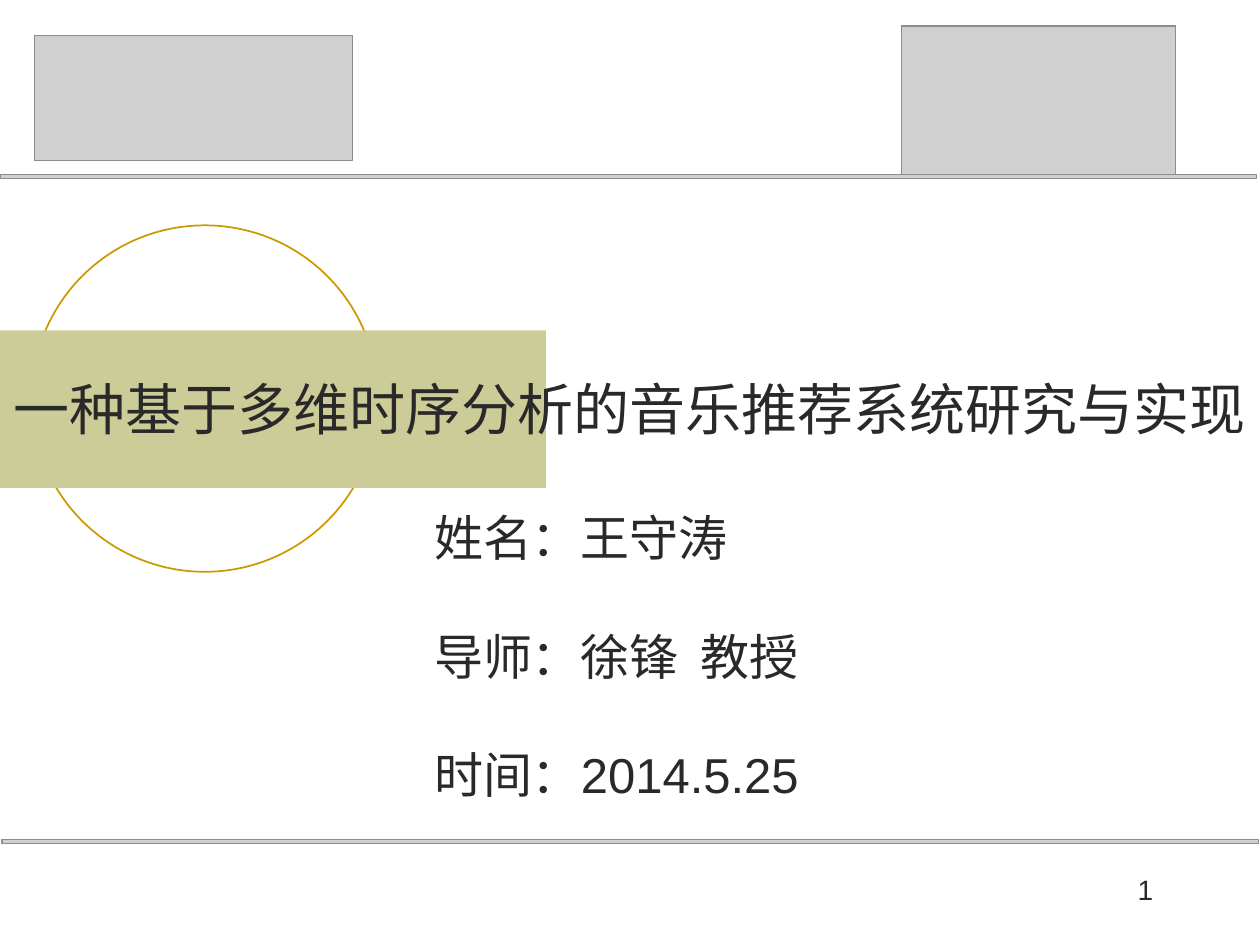
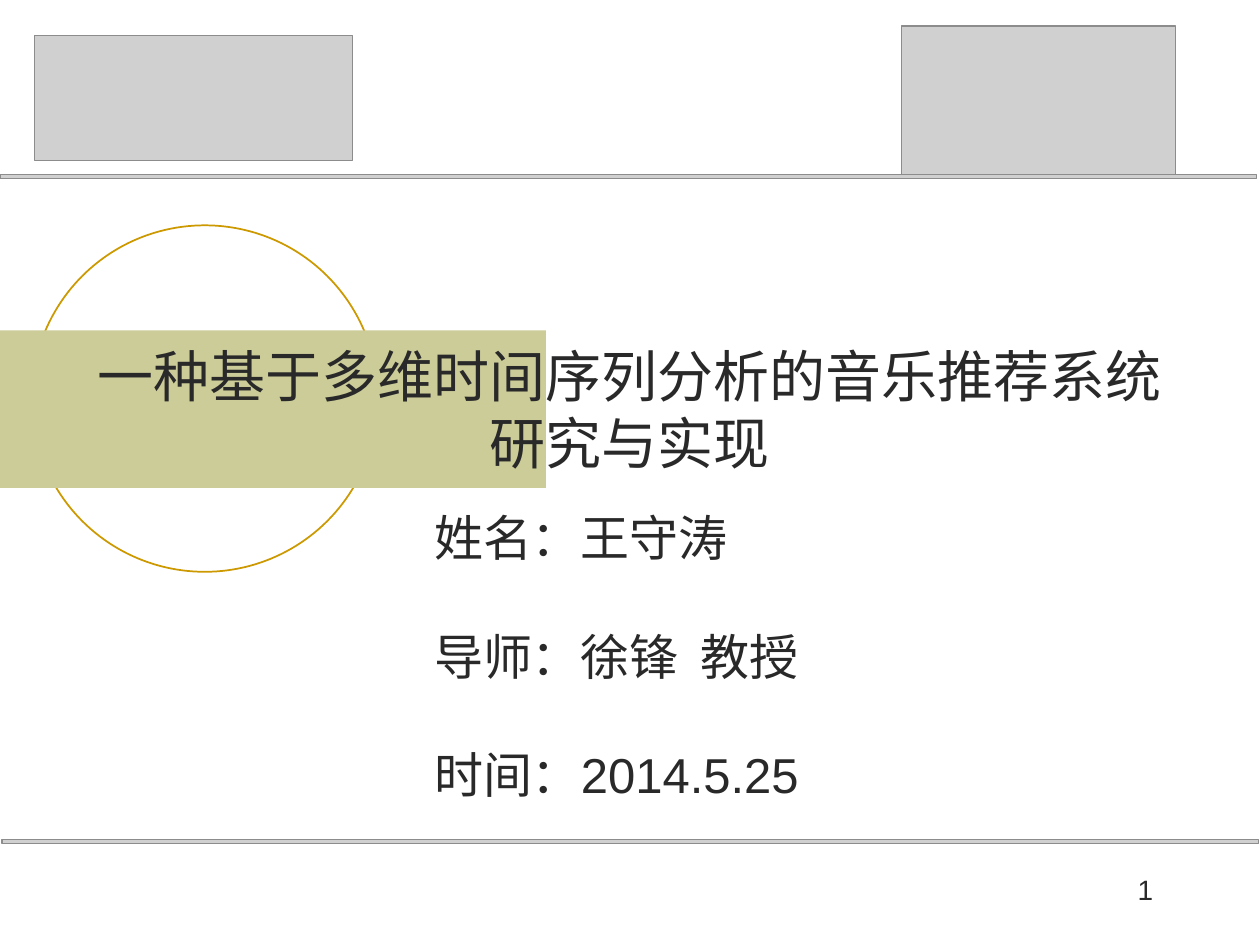
Before and after one commit to wwssttt/NJUThesis, a slide deck: slide 1 of 答辩准备/一种基于时间序列分析的个性化音乐推荐系统及其实现.ppt. Drawn at 1260x945 pixels with LibreOffice and Linux fonts; fonts in the diff are those of the drawing; grey boxes stand for pictures. Boxes give left, top, right and bottom in pixels: in the first picture for what was removed or moved away, otherwise in the second. Text is boxed around its words. In the diff, an @@ line names an element or a change of style, - is before the commit and + after.

```diff
--- a/答辩准备/一种基于时间序列分析的个性化音乐推荐系统及其实现.ppt
+++ b/答辩准备/一种基于时间序列分析的个性化音乐推荐系统及其实现.ppt
@@ title at (x1=97, y1=340, x2=1161, y2=478): text changed @@
-一种基于多维时序分析的音乐推荐系统研究与实现
+一种基于多维时间序列分析的音乐推荐系统
+研究与实现
```
Also in this commit, not shown: 11 other slides changed.
